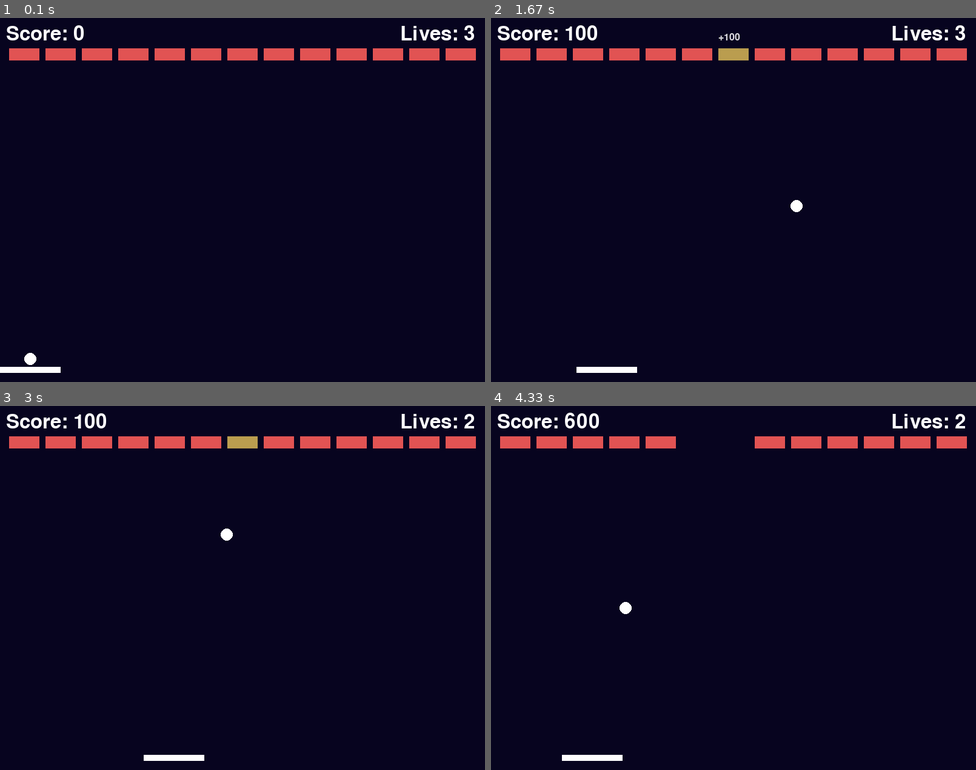
Above: before the commit, frames 1-4 (two rows, left to right).
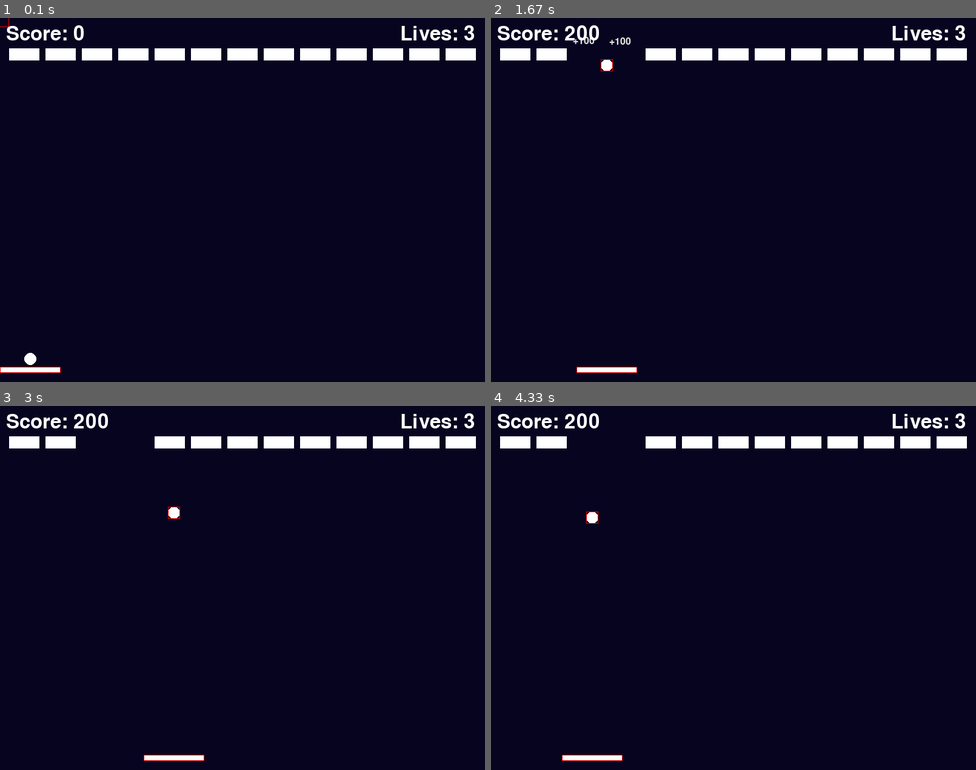
Above: after the commit, the same moments.

Repository: gnikkoch96/pygame-projects
Game: pygame game, started from brick_breaker/main.py
Same seed, same stepped clock (60 frames per second), same inputs: the game is played once before the commit and once after it.
Inputs (mouse positions are in pixels of both pictures, inside the frame that each line leads up to):
- Up to frame 1 (0.1 s): no input
- Up to frame 2 (1.67 s): click (733, 200) at 0.38 s; click (733, 221) at 0.72 s; click (583, 145) at 1.05 s; click (607, 65) at 1.38 s
- Up to frame 3 (3 s): click (252, 464) at 1.72 s; click (218, 682) at 2.05 s; click (227, 526) at 2.38 s; click (174, 511) at 2.72 s
- Up to frame 4 (4.33 s): click (859, 555) at 3.05 s; click (883, 580) at 3.38 s; click (835, 522) at 3.72 s; click (592, 518) at 4.05 s

The runs differ from the first frame. In frame 1, 2.8% of the frame differs, in the area x 0-99%, y 0-98%; in frame 2, 3.2%, in the area x 1-99%, y 2-98%; in frame 3, 3.1%; in frame 4, 3.0%.

Commit message:
feat: updated brick generation algorithm

Diff:
--- a/brick_breaker/config.py
+++ b/brick_breaker/config.py
@@ -4,5 +4,5 @@
 BACKGROUND_COLOR: str = "#07041f"
 
 # game settings
-DEBUG_MODE = False
+DEBUG_MODE = True
 FPS: int = 60
--- a/brick_breaker/utils/brick_generation.py
+++ b/brick_breaker/utils/brick_generation.py
@@ -3,37 +3,51 @@
 from config import SCREEN_WIDTH
 
 # return the brick list and their positions on the screen
-def generate_bricks_by_row(max_rows: int, brick_width: int = 50, brick_height: int = 20) -> List[Brick]:
-    # control max limit of rows of bricks to fit on screen
-    if max_rows >= 6: max_rows = 6
+from math import ceil
+from typing import List
+
+def generate_bricks_by_row(max_rows: int, brick_width: int = 50, brick_height: int = 20) -> List["Brick"]:
+    if max_rows >= 6:
+        max_rows = 6
 
     bricks: List[Brick] = []
     brick_spacing = 10
     top_margin = 50
-    left_margin = 15
 
     bricks_per_row = SCREEN_WIDTH // (brick_width + brick_spacing)
-    max_hp = 3
 
-    counter = 0
+    # --- bottom-up colors for your rules ---
+    white_rows  = ceil(max_rows / 3)
+    orange_rows = ceil((max_rows - 1) / 3)
+    red_rows    = max_rows // 3
+
+    colors_bottom_up = (
+        ["white"] * white_rows +
+        ["orange"] * orange_rows +
+        ["red"] * red_rows
+    )
+
+    # screen draws rows top->bottom, so flip to keep "white on bottom"
+    colors_top_down = colors_bottom_up[::-1]
+
+    # center horizontally
+    total_w = bricks_per_row * (brick_width + brick_spacing) - brick_spacing
+    start_x = (SCREEN_WIDTH - total_w) // 2
+
+    # hp by color (adjust if yours differs)
+    hp_map = {"white": 1, "orange": 2, "red": 3}
+
     for row in range(max_rows):
-        if max_rows % 2 == 0:
-            hp = max_hp - row//2
-        else:
-            hp = max(1, max_hp - row)
+        color = colors_top_down[row]
+        hp = hp_map[color]
 
+        y = top_margin + row * (brick_height + brick_spacing)
         for col in range(bricks_per_row):
-            x = left_margin + col * (brick_width + brick_spacing)
-            y = top_margin + (row * (brick_height + brick_spacing))
-
-            if x + brick_width > SCREEN_WIDTH:
-                continue # skip brick generation
-
-            # create brick
-            brick = Brick(x, y, '#ffffff', hp)
-            bricks.append(brick)
+            x = start_x + col * (brick_width + brick_spacing)
+            bricks.append(Brick(x, y, color, hp, brick_width, brick_height))
 
     return bricks
+
 
 def generate_bricks_by_brick(max_bricks: int, brick_width: int = 50, brick_height: int = 20) -> List[Brick]:
     # control max limit on number of bricks to fit on screen
